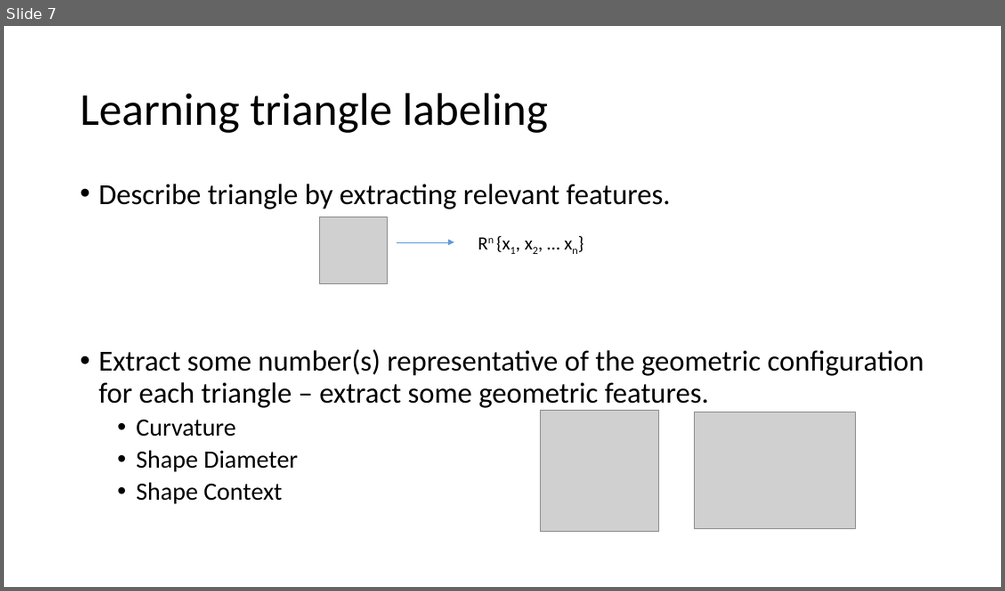
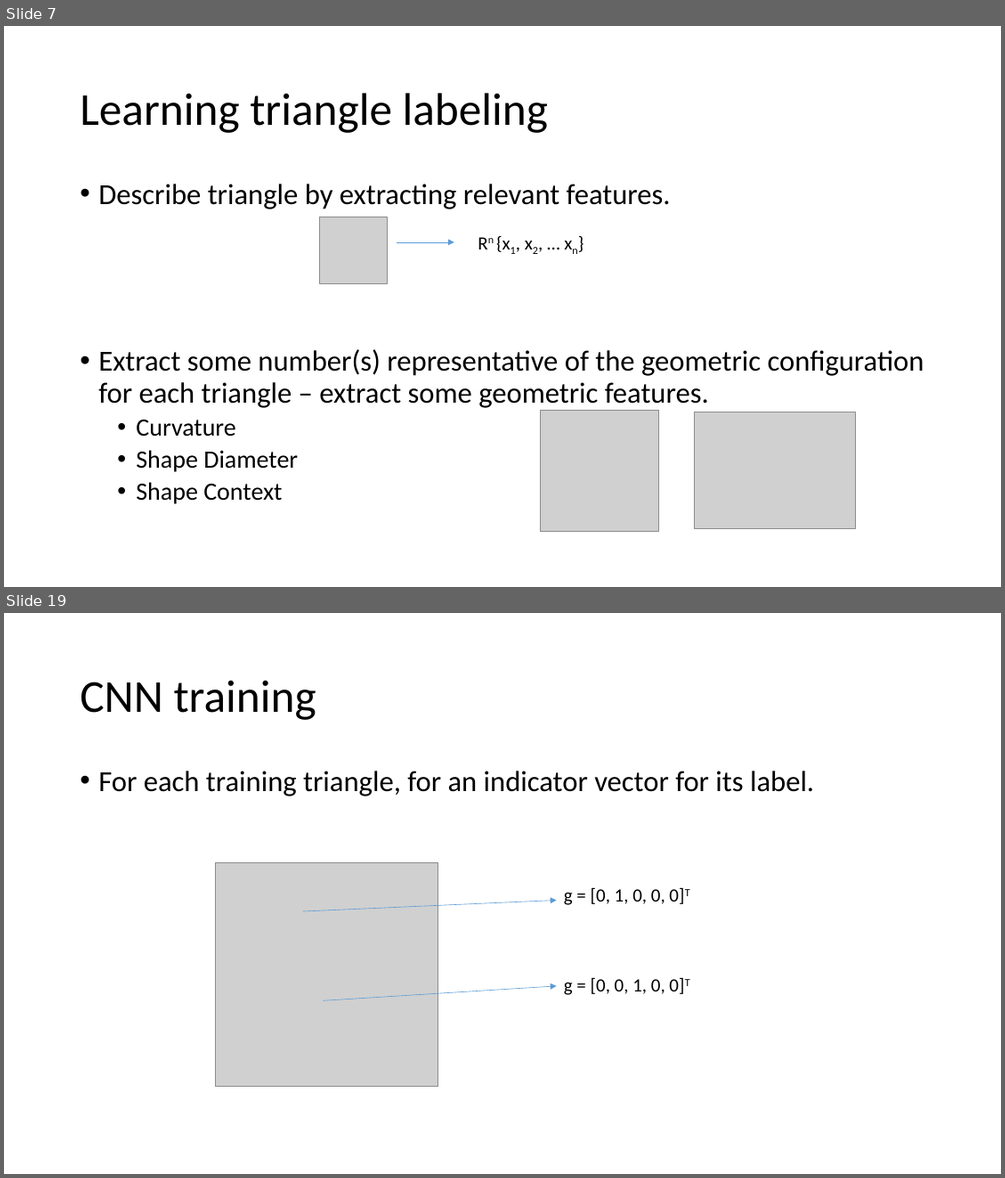
Before and after one commit to indivisibleatom/lectureNotes, a slide deck: sources/Guo_Mesh_Labeling.pptx. Shown one above the other, each under a label of ours: slide 7 before the commit, slides 7 and 19 after it; the slides between them are not shown. The pictures are 1005x591 and 1005x1178 pixels, drawn with LibreOffice and Linux fonts; fonts in the diff are those of the drawing; grey boxes stand for pictures. Boxes give left, top, right and bottom in pixels: in the first picture for what was removed or moved away, otherwise in the second. Text is boxed around its words. In the diff, an @@ line names an element or a change of style, - is before the commit and + after.

Commit message:
Updating presentation on Mesh Labeling:

```diff
--- a/sources/Guo_Mesh_Labeling.pptx
+++ b/sources/Guo_Mesh_Labeling.pptx
@@ slide 19 added at bbox=[4, 613, 1001, 1174], background #FFFFFF @@
@@ title added at bbox=[80, 680, 316, 720], 44 pt, text #000000 @@
+CNN training
@@ text added at bbox=[98, 771, 814, 796], 28 pt, text #000000 @@
+• For each training triangle, for an indicator vector for its label.
@@ picture added at bbox=[216, 863, 438, 1086] @@
@@ arrow added from (303, 911) to (557, 900), #5B9BD5 0.5 pt @@
@@ text added at bbox=[564, 887, 690, 995], 18 pt, text #000000 @@
+g = [0, 1, 0, 0, 0]T
+g = [0, 0, 1, 0, 0]T
@@ arrow added from (324, 1000) to (557, 986), #5B9BD5 0.5 pt @@
```
Also in this commit, not shown: 4 slides changed, 12 other slides added, 1 slide removed.
